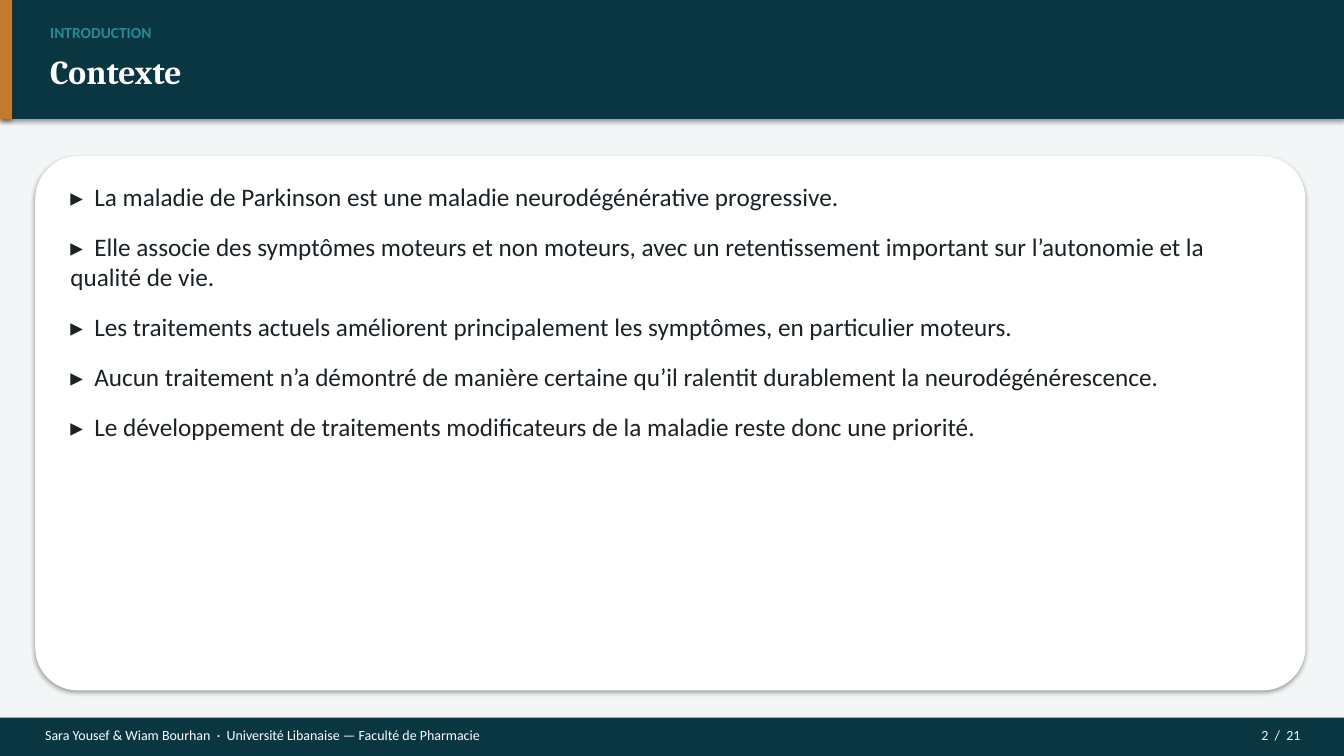
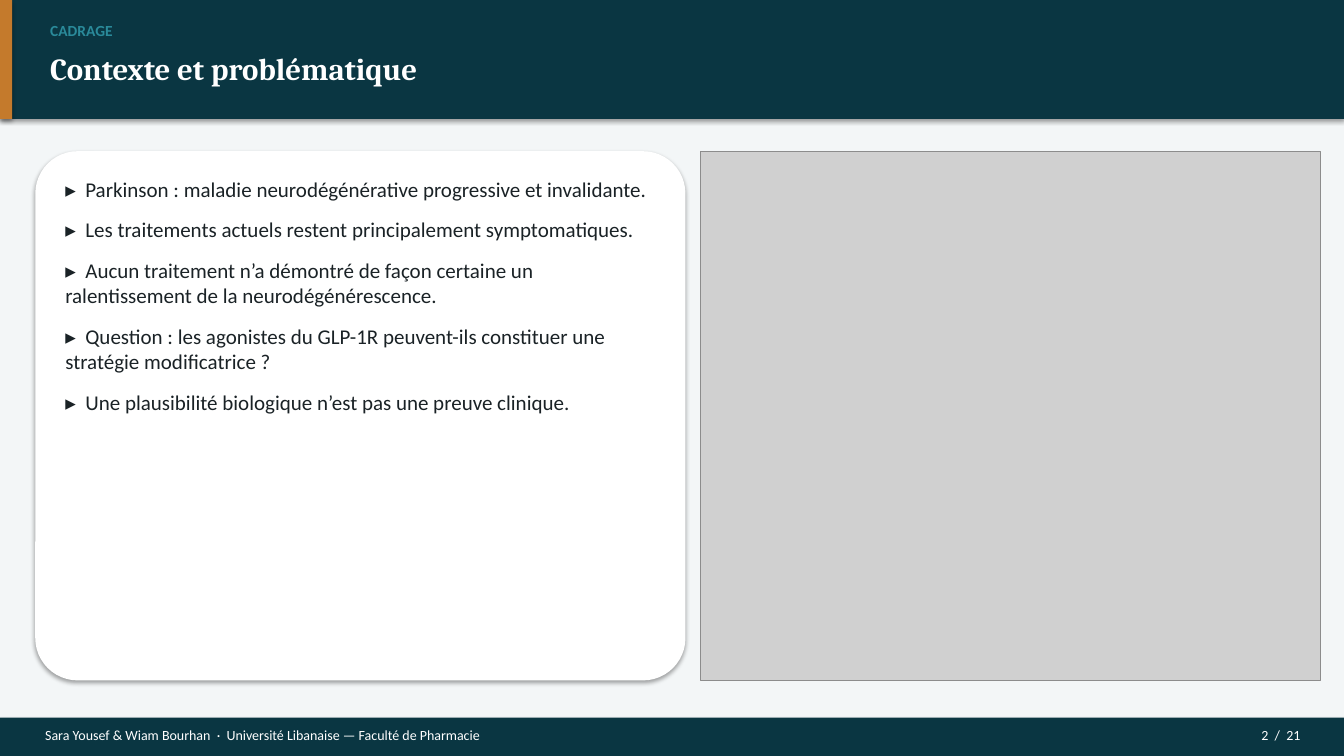
Before and after one commit to Mashtal-Platform/mashtal-platform, a slide deck: slide 2 of docs/presentation/Soutenance_GLP1_Parkinson.pptx. Drawn at 1344x756 pixels with LibreOffice and Linux fonts; fonts in the diff are those of the drawing; grey boxes stand for pictures. Boxes give left, top, right and bottom in pixels: in the first picture for what was removed or moved away, otherwise in the second. Text is boxed around its words. In the diff, an @@ line names an element or a change of style, - is before the commit and + after.

```diff
--- a/docs/presentation/Soutenance_GLP1_Parkinson.pptx
+++ b/docs/presentation/Soutenance_GLP1_Parkinson.pptx
@@ text removed at [50,28,151,38] @@
-INTRODUCTION
@@ text added at [50,26,112,36], 11 pt, text #2A8A9A, bold @@
+CADRAGE
@@ text at [50,58,417,87]: text changed; size 24 to 22 pt @@
-Contexte
+Contexte et problématique
@@ rounded rectangle: place and size @@
-rounded rectangle at [35,156,1306,691]
+rounded rectangle at [35,151,686,681]
@@ picture added at [701,151,1321,681] @@
@@ text added at [65,182,646,414], 15 pt, text #1A2226 @@
+▸ Parkinson : maladie neurodégénérative progressive et invalidante.
+▸ Les traitements actuels restent principalement symptomatiques.
+▸ Aucun traitement n’a démontré de façon certaine un ralentissement de la neurodégénérescence.
+▸ Question : les agonistes du GLP-1R peuvent-ils constituer une stratégie modificatrice ?
+▸ Une plausibilité biologique n’est pas une preuve clinique.
@@ text removed at [70,188,1204,440] @@
-▸ La maladie de Parkinson est une maladie neurodégénérative progressive.
-▸ Elle associe des symptômes moteurs et non moteurs, avec un retentissement important sur l’autonomie et la qualité de vie.
-▸ Les traitements actuels améliorent principalement les symptômes, en particulier moteurs.
-▸ Aucun traitement n’a démontré de manière certaine qu’il ralentit durablement la neurodégénérescence.
-▸ Le développement de traitements modificateurs de la maladie reste donc une priorité.
```
Also in this commit, not shown: 13 other slides changed, 7 slides added, 7 slides removed, 22 other files.
